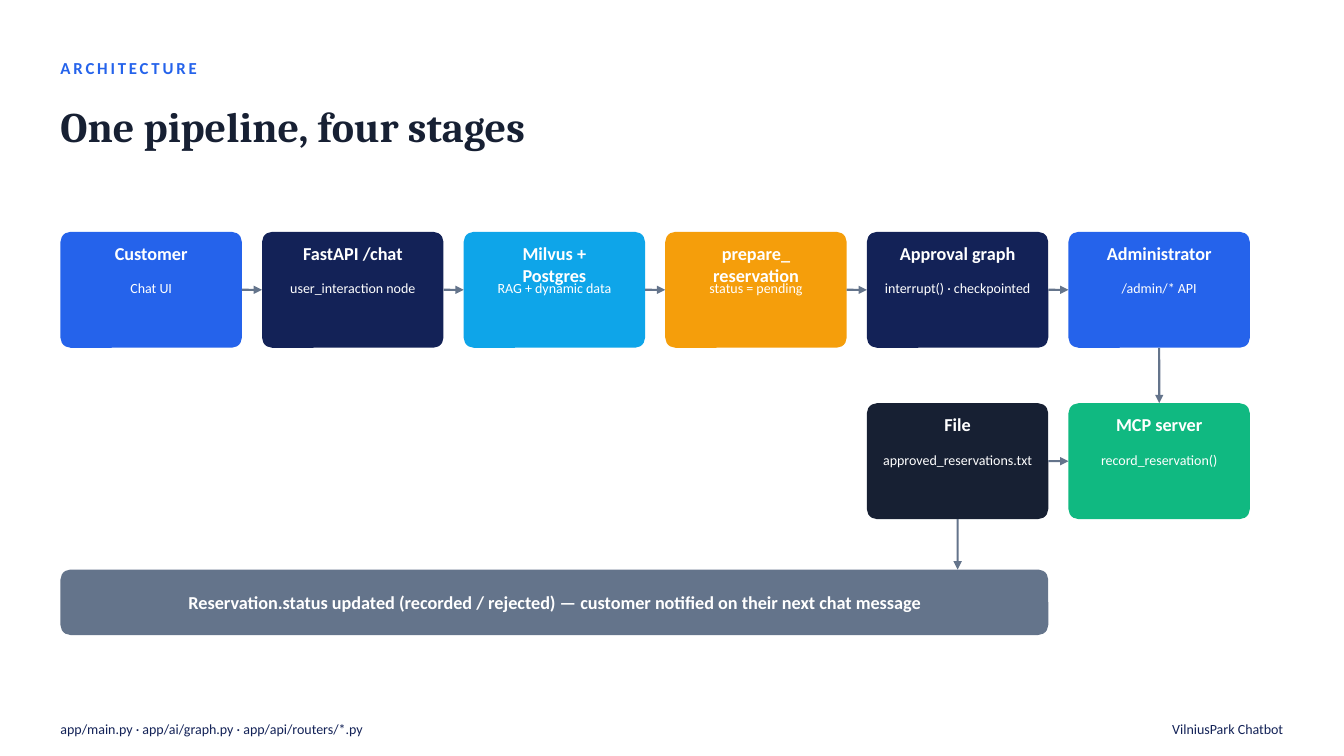
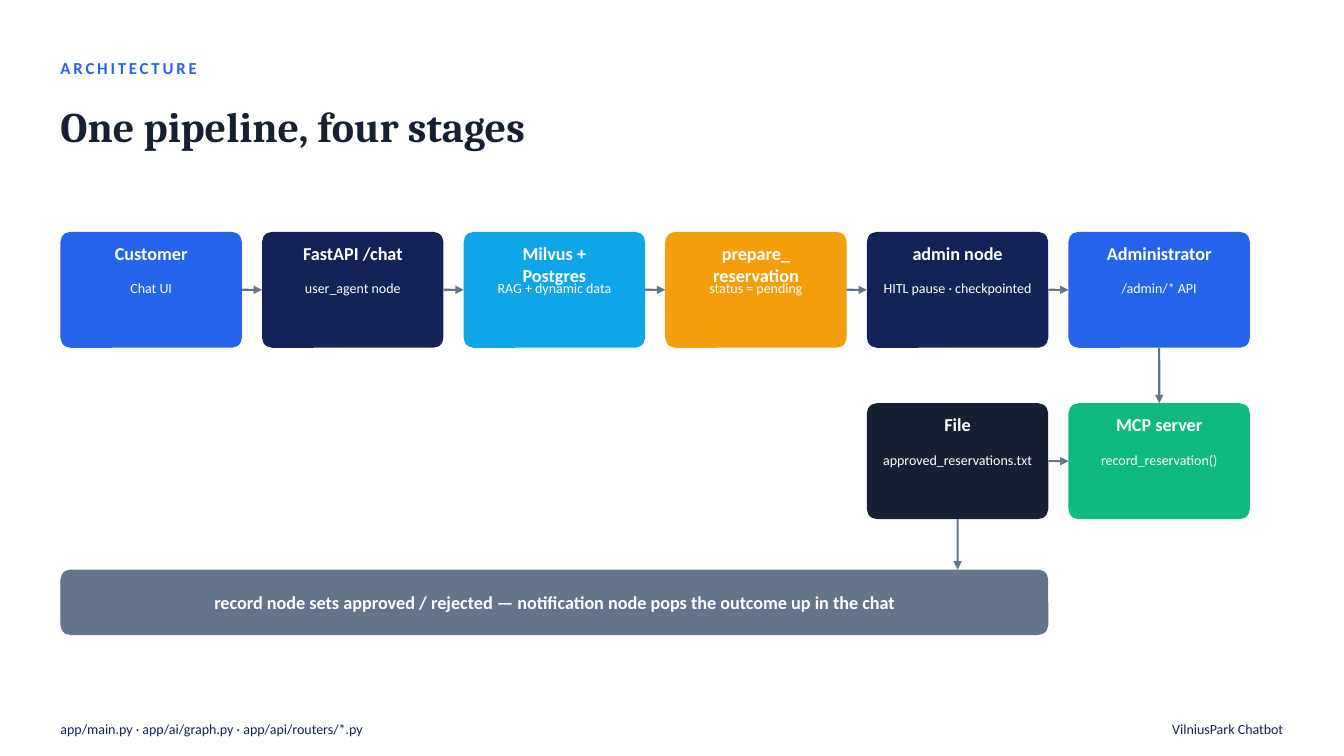
Before and after one commit to FastSnakeEyes/parking-reservation-chatbot, a slide deck: slide 3 of docs/presentation.pptx. Drawn at 1344x756 pixels with LibreOffice and Linux fonts; fonts in the diff are those of the drawing. Boxes give left, top, right and bottom in pixels: in the first picture for what was removed or moved away, otherwise in the second. Text is boxed around its words. In the diff, an @@ line names an element or a change of style, - is before the commit and + after.

```diff
--- a/docs/presentation.pptx
+++ b/docs/presentation.pptx
@@ text at (913, 247, 1002, 260): text changed @@
-Approval graph
+admin node
@@ text at (305, 283, 401, 296): text changed @@
-user_interaction node
+user_agent node
@@ text at (884, 283, 1031, 295): text changed @@
-interrupt() · checkpointed
+HITL pause · checkpointed
@@ text at (214, 596, 894, 612): text changed @@
-Reservation.status updated (recorded / rejected) — customer notified on their next chat message
+record node sets approved / rejected — notification node pops the outcome up in the chat
```
Also in this commit, not shown: 7 other slides changed, 22 other files.
